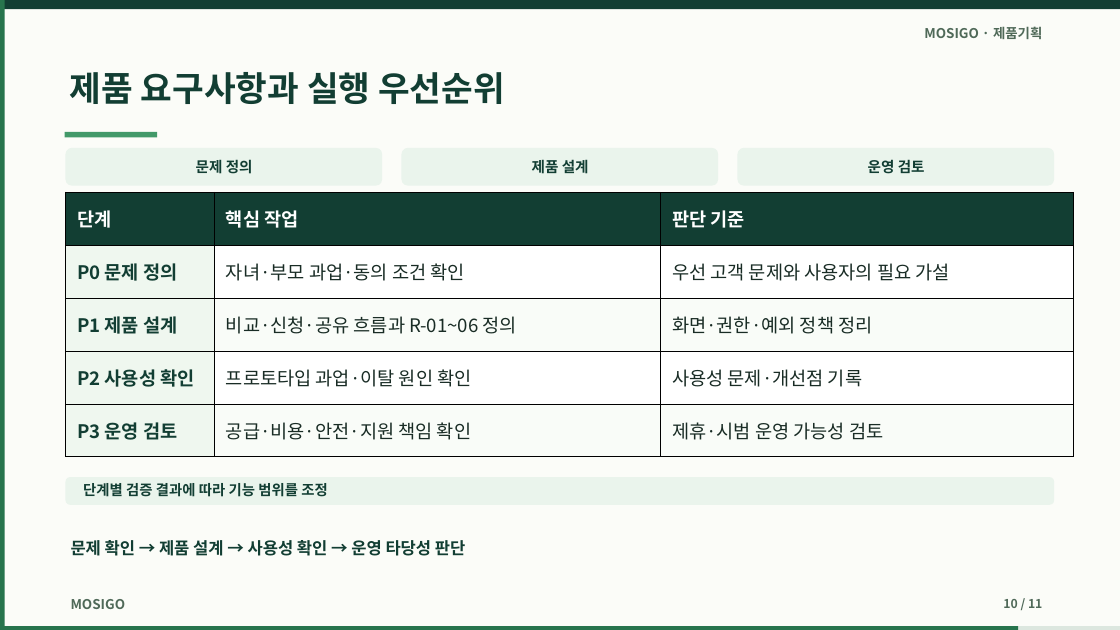
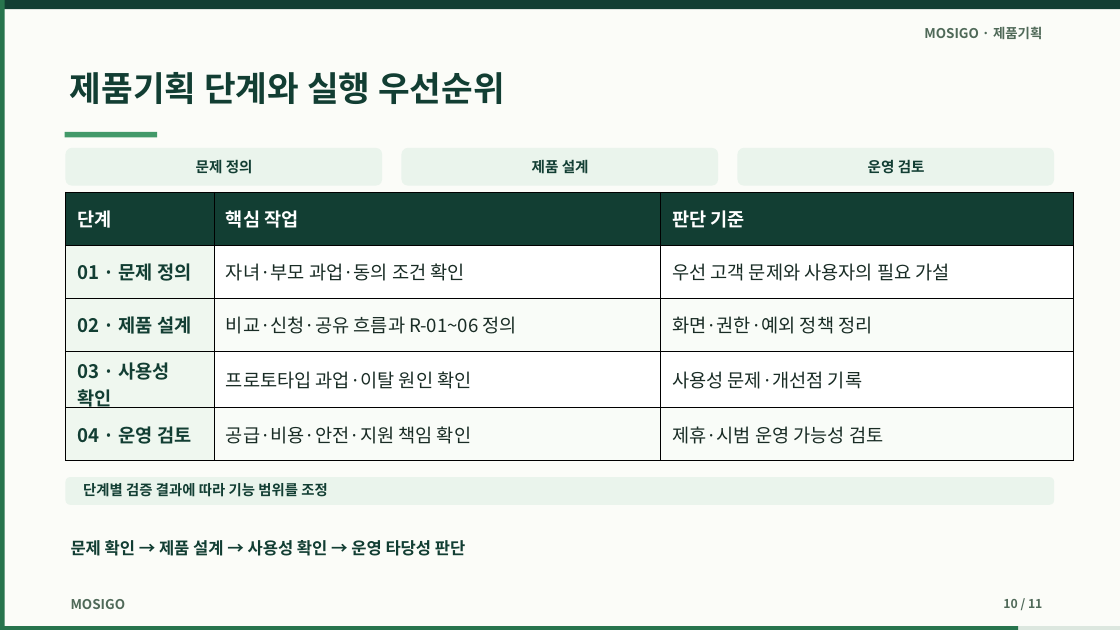
Before and after one commit to dohyunkimmm/mosigo-case-study, a slide deck: slide 10 of downloads/mosigo_report.pptx. Drawn at 1120x630 pixels with LibreOffice and Linux fonts; fonts in the diff are those of the drawing. Boxes give left, top, right and bottom in pixels: in the first picture for what was removed or moved away, otherwise in the second. Text is boxed around its words. In the diff, an @@ line names an element or a change of style, - is before the commit and + after.

```diff
--- a/downloads/mosigo_report.pptx
+++ b/downloads/mosigo_report.pptx
@@ text at box(70, 72, 505, 104): text changed @@
-제품 요구사항과 실행 우선순위
+제품기획 단계와 실행 우선순위
@@ table at box(66, 192, 1074, 457) @@
-row 2, column 1: P0 문제 정의
+row 2, column 1: 01 · 문제 정의
-row 3, column 1: P1 제품 설계
+row 3, column 1: 02 · 제품 설계
-row 4, column 1: P2 사용성 확인
+row 4, column 1: 03 · 사용성 확인
-row 5, column 1: P3 운영 검토
+row 5, column 1: 04 · 운영 검토
```
Also in this commit, not shown: 4 other slides changed, 13 other files.
